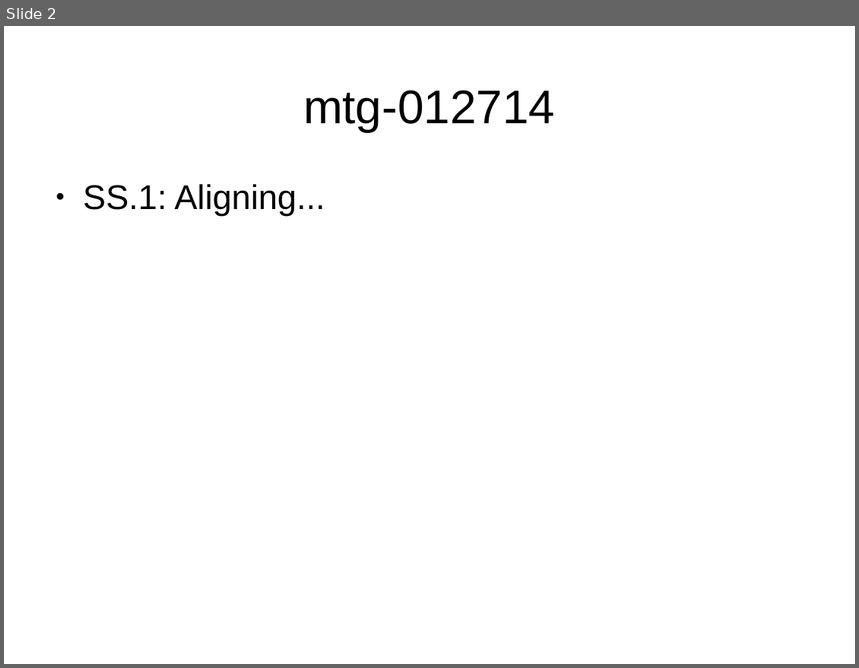
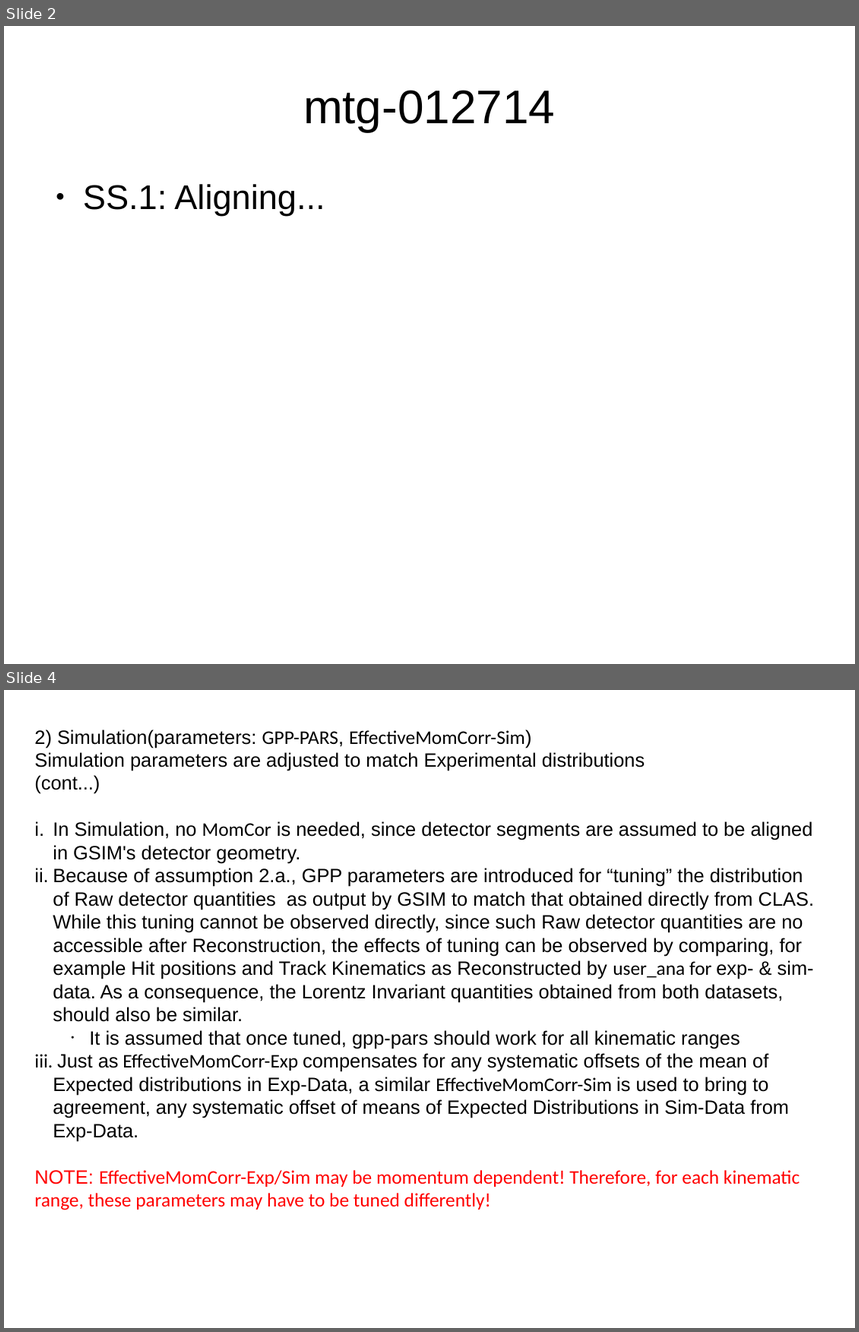
Before and after one commit to arjun-trivedi/ana2pi, a slide deck: sub_studies/setup_sim_CentOS6/notes.odp. Shown one above the other, each under a label of ours: slide 2 before the commit, slides 2 and 4 after it; the slides between them are not shown. The pictures are 859x668 and 859x1332 pixels, drawn with LibreOffice and Linux fonts; fonts in the diff are those of the drawing. Boxes give left, top, right and bottom in pixels: in the first picture for what was removed or moved away, otherwise in the second. Text is boxed around its words. In the diff, an @@ line names an element or a change of style, - is before the commit and + after.

```diff
--- a/sub_studies/setup_sim_CentOS6/notes.odp
+++ b/sub_studies/setup_sim_CentOS6/notes.odp
@@ slide 4 added at (4, 690, 855, 1328), background #FFFFFF @@
@@ text added at (34, 730, 814, 1211), 18 pt, text #000000 @@
+2) Simulation(parameters: GPP-PARS, EffectiveMomCorr-Sim)
+Simulation parameters are adjusted to match Experimental distributions
+(cont...)
+i. In Simulation, no MomCor is needed, since detector segments are assumed to be aligned in GSIM's detector geometry.
+ii. Because of assumption 2.a., GPP parameters are introduced for “tuning” the distribution of Raw detector quantities as output by GSIM to match that obtained directly from CLAS. While this tuning cannot be observed directly, since such Raw detector quantities are no accessible after Reconstruction, the effects of tuning can be observed by comparing, for example Hit positions and Track Kinematics as Reconstructed by user_ana for exp- & sim-data. As a consequence, the Lorentz Invariant quantities obtained from both datasets, should also be similar.
+    • It is assumed that once tuned, gpp-pars should work for all kinematic ranges
+iii. Just as EffectiveMomCorr-Exp compensates for any systematic offsets of the mean of Expected distributions in Exp-Data, a similar EffectiveMomCorr-Sim is used to bring to agreement, any systematic offset of means of Expected Distributions in Sim-Data from Exp-Data.
+NOTE: EffectiveMomCorr-Exp/Sim may be momentum dependent! Therefore, for each kinematic range, these parameters may have to be tuned differently!
```
Also in this commit, not shown: 2 slides changed, 1 other file.
